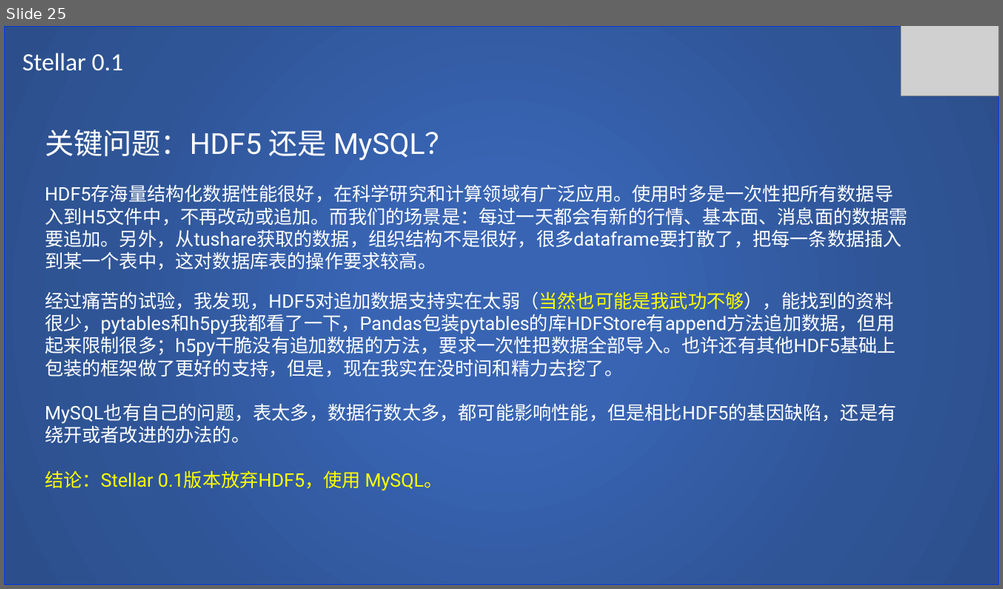
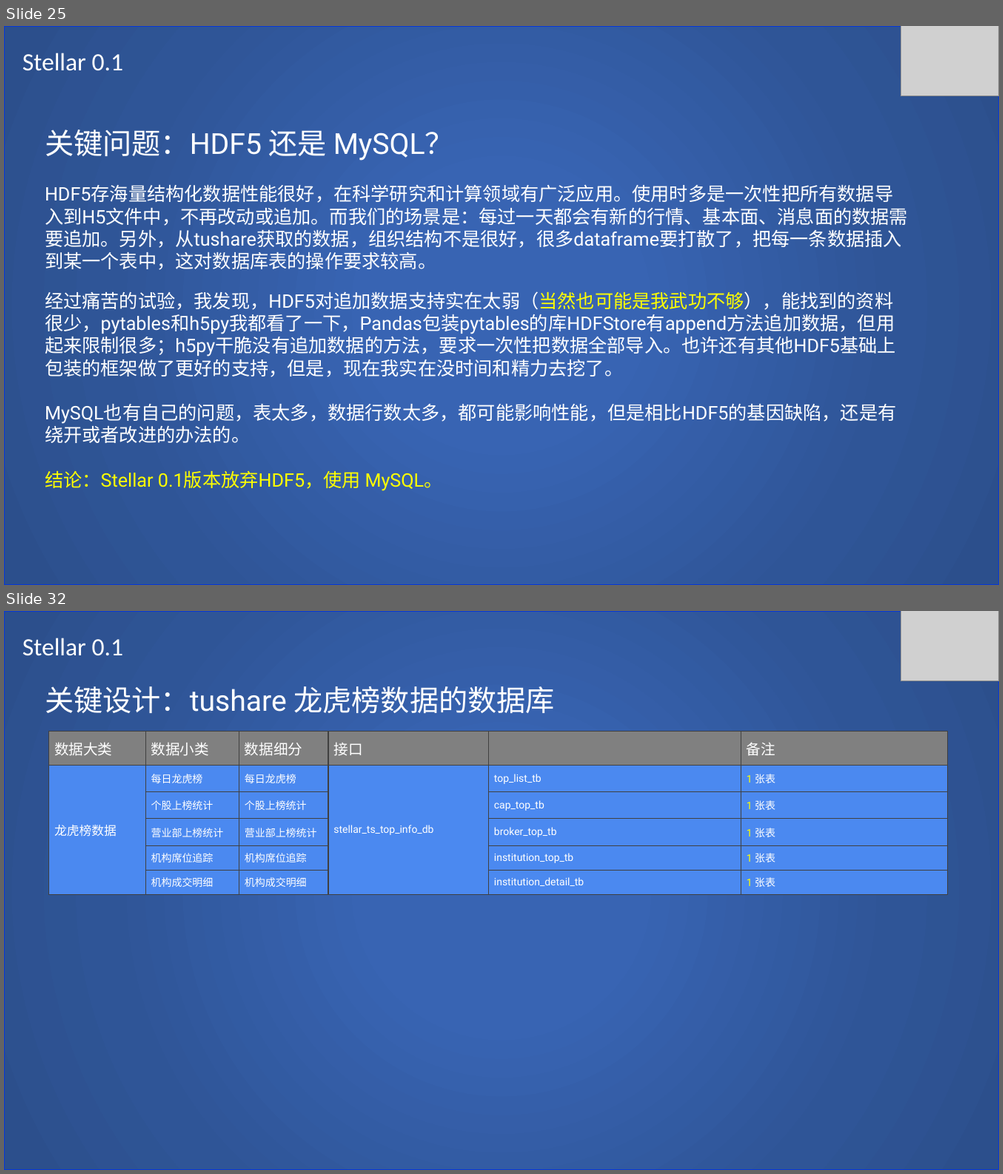
Before and after one commit to SCITLAS/Stellar, a slide deck: Stellar_0.1/documents/design.pptx. Shown one above the other, each under a label of ours: slide 25 before the commit, slides 25 and 32 after it; the slides between them are not shown. The pictures are 1003x589 and 1003x1174 pixels, drawn with LibreOffice and Linux fonts; fonts in the diff are those of the drawing; grey boxes stand for pictures. Boxes give left, top, right and bottom in pixels: in the first picture for what was removed or moved away, otherwise in the second. Text is boxed around its words. In the diff, an @@ line names an element or a change of style, - is before the commit and + after.

Commit message:
Update design document, add MySQL database and table basic design.

```diff
--- a/Stellar_0.1/documents/design.pptx
+++ b/Stellar_0.1/documents/design.pptx
@@ slide 32 added at box(4, 611, 999, 1170), background #FFFFFF @@
@@ rectangle added at box(4, 611, 999, 1170), fill gradient #3864B3 to #2F5597 to #2C4F8C, outline #0838D5 1 pt @@
@@ picture added at box(900, 611, 999, 681) @@
@@ text added at box(22, 638, 123, 656), 24 pt, text #FFFFFF @@
+Stellar 0.1
@@ text added at box(45, 686, 555, 713), 28 pt, text #FFFFFF @@
+关键设计：tushare 龙虎榜数据的数据库
@@ table added at box(48, 731, 948, 894), 6 rows, 6 columns @@
+数据大类 | 数据小类 | 数据细分 | 接口 |  | 备注
+龙虎榜数据 | 每日龙虎榜 | 每日龙虎榜 | stellar_ts_top_info_db | top_list_tb | 1 张表
+ | 个股上榜统计 | 个股上榜统计 |  | cap_top_tb | 1 张表
+ | 营业部上榜统计 | 营业部上榜统计 |  | broker_top_tb | 1 张表
+ | 机构席位追踪 | 机构席位追踪 |  | institution_top_tb | 1 张表
+ | 机构成交明细 | 机构成交明细 |  | institution_detail_tb | 1 张表
```
Also in this commit, not shown: 7 slides changed, 8 other slides added.
